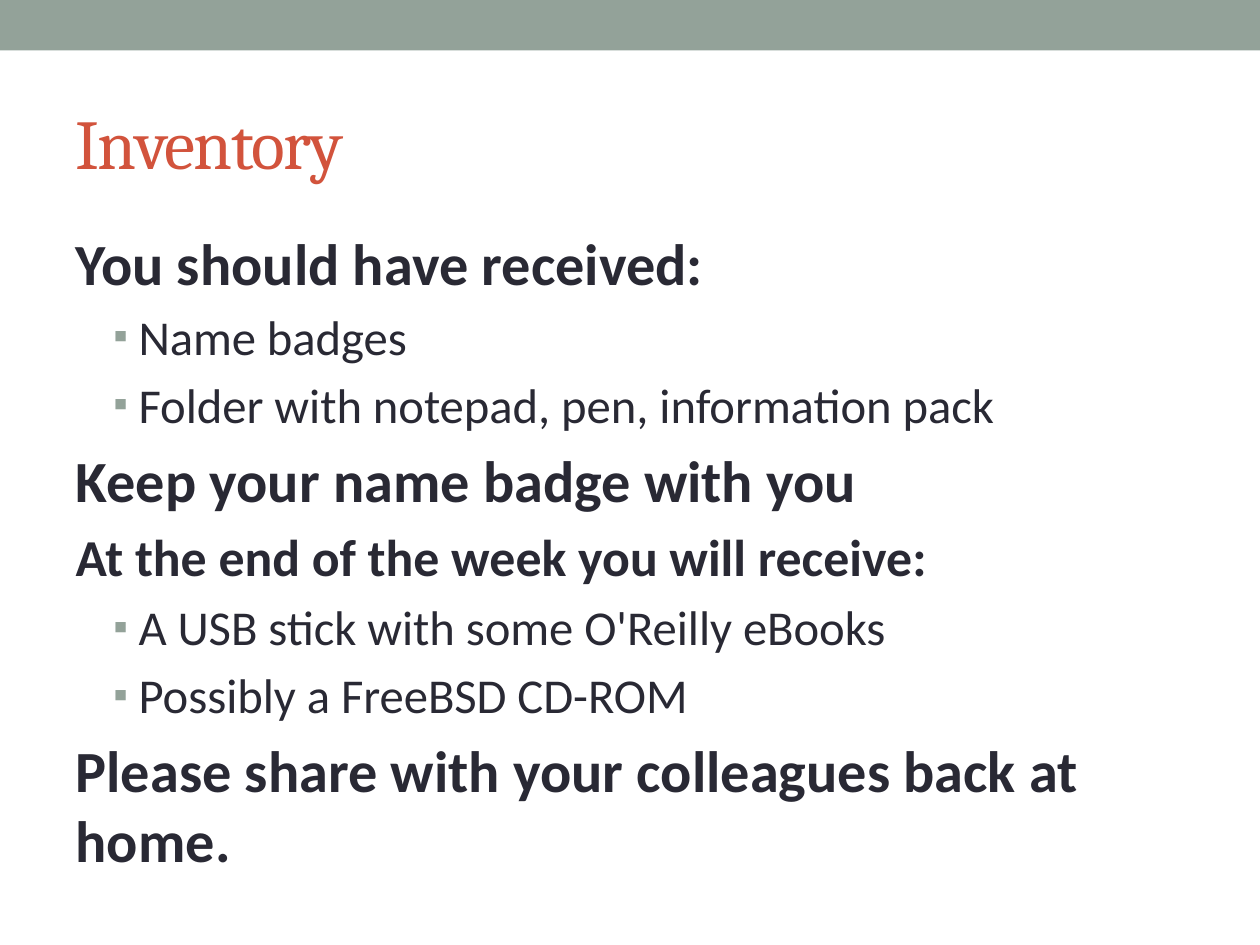
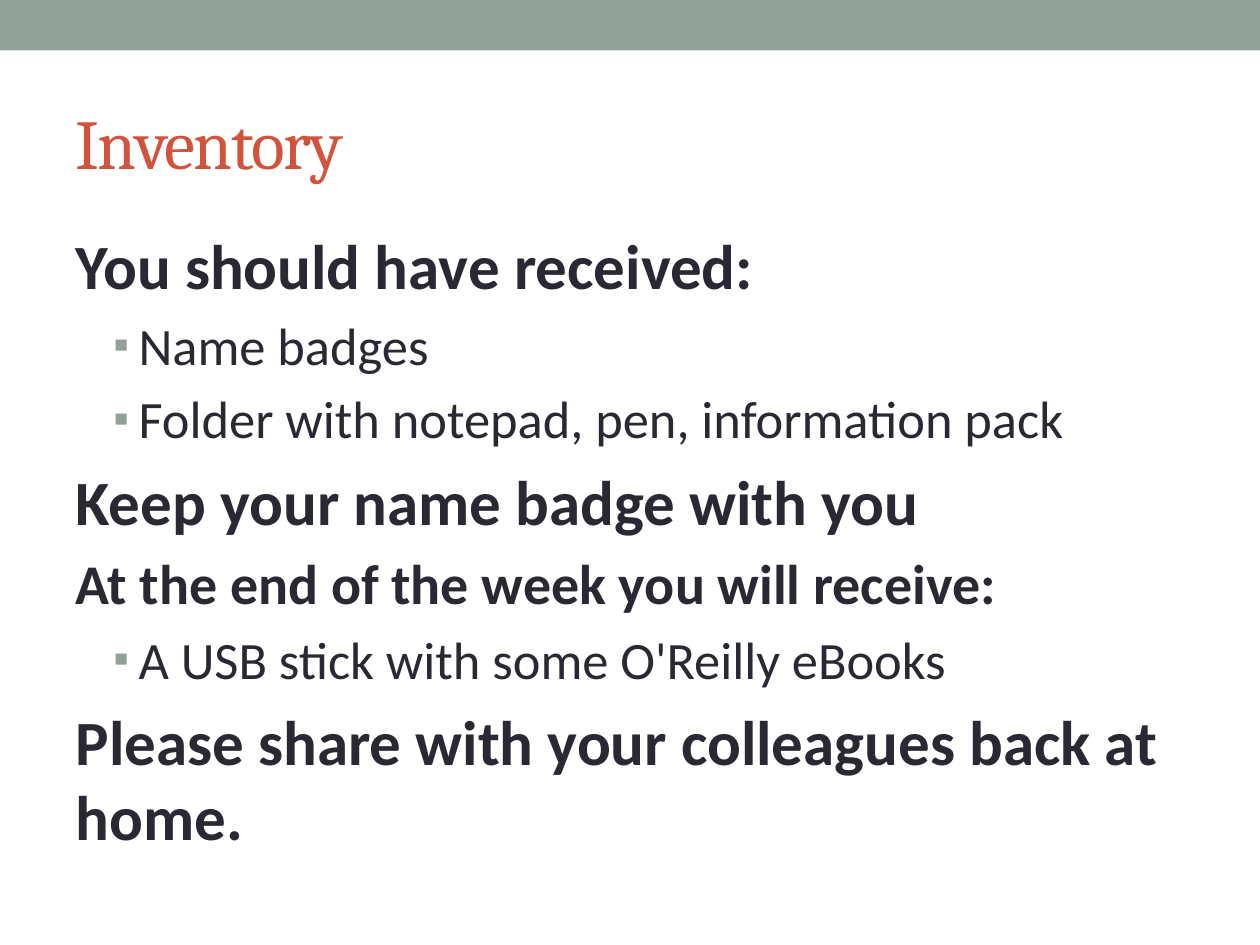
Before and after one commit to afnog/sse, a slide deck: slide 7 of intro/IntroPresentation.pptx. Drawn at 1260x945 pixels with LibreOffice and Linux fonts; fonts in the diff are those of the drawing. Boxes give left, top, right and bottom in pixels: in the first picture for what was removed or moved away, otherwise in the second. Text is boxed around its words. In the diff, an @@ line names an element or a change of style, - is before the commit and + after.

```diff
--- a/intro/IntroPresentation.pptx
+++ b/intro/IntroPresentation.pptx
@@ text "You should have received:" at bbox=[76, 244, 1157, 841]: size 33.3 to 36 pt in "You should have received:", "Keep your name badge with you", "Please share with your colleagues back at ..."; size 27.8 to 30 pt in "Name badges", "Folder with notepad, pen, information pack", "A USB stick with some O'Reilly eBooks"; size 29.6 to 32 pt in "At the end of the week you ..." @@
@@ text at bbox=[139, 679, 687, 721]: paragraph removed @@
-  ▪ Possibly a FreeBSD CD-ROM
```
Also in this commit, not shown: 12 other slides changed, 6 slides added, 1 slide removed.
